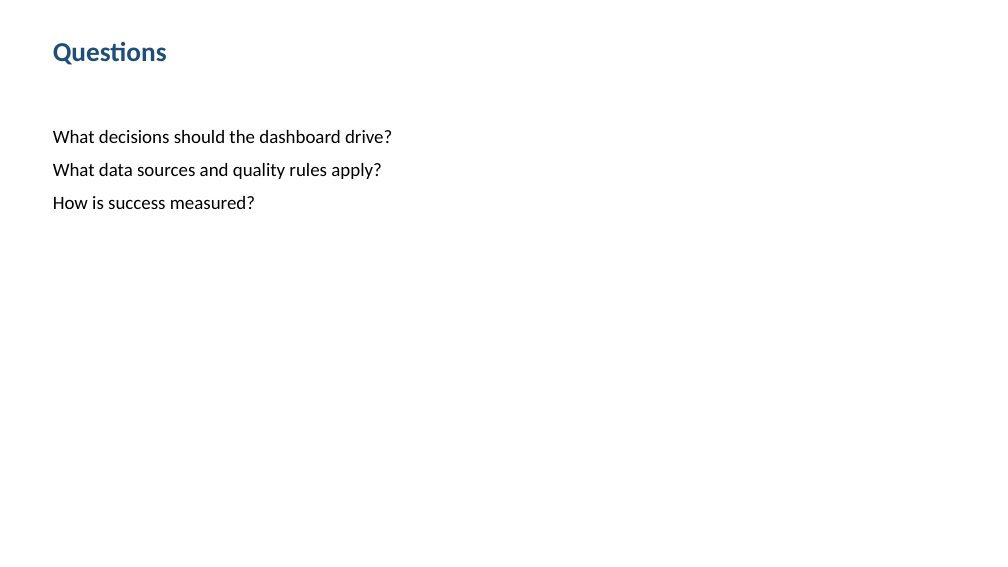
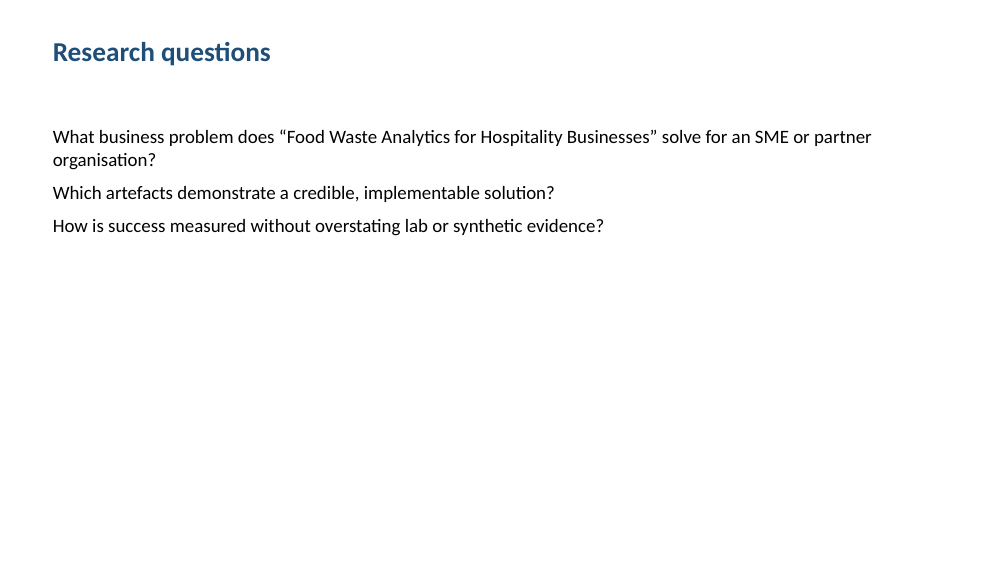
Before and after one commit to shohrabniaz/food-waste-analytics-for-hospitality-businesses, a slide deck: slide 2 of Final_Submission/02_Presentation.pptx. Drawn at 1008x567 pixels with LibreOffice and Linux fonts; fonts in the diff are those of the drawing. Boxes give left, top, right and bottom in pixels: in the first picture for what was removed or moved away, otherwise in the second. Text is boxed around its words. In the diff, an @@ line names an element or a change of style, - is before the commit and + after.

```diff
--- a/Final_Submission/02_Presentation.pptx
+++ b/Final_Submission/02_Presentation.pptx
@@ text at (53, 42, 271, 66): text changed @@
-Questions
+Research questions
@@ text at (53, 129, 872, 236): text changed @@
-What decisions should the dashboard drive?
-What data sources and quality rules apply?
-How is success measured?
+What business problem does “Food Waste Analytics for Hospitality Businesses” solve for an SME or partner organisation?
+Which artefacts demonstrate a credible, implementable solution?
+How is success measured without overstating lab or synthetic evidence?
```
Also in this commit, not shown: 3 other slides changed, 12 other files.
